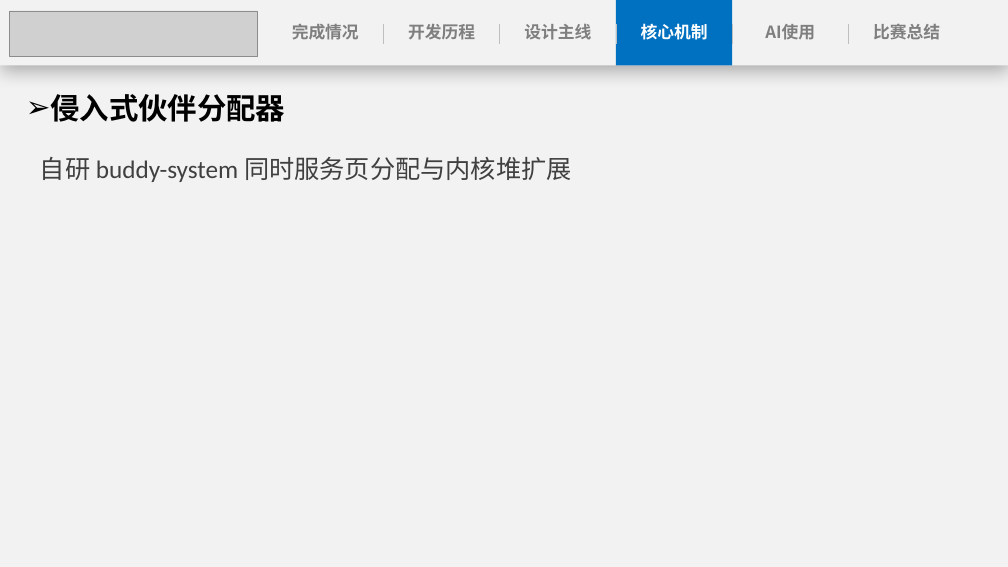
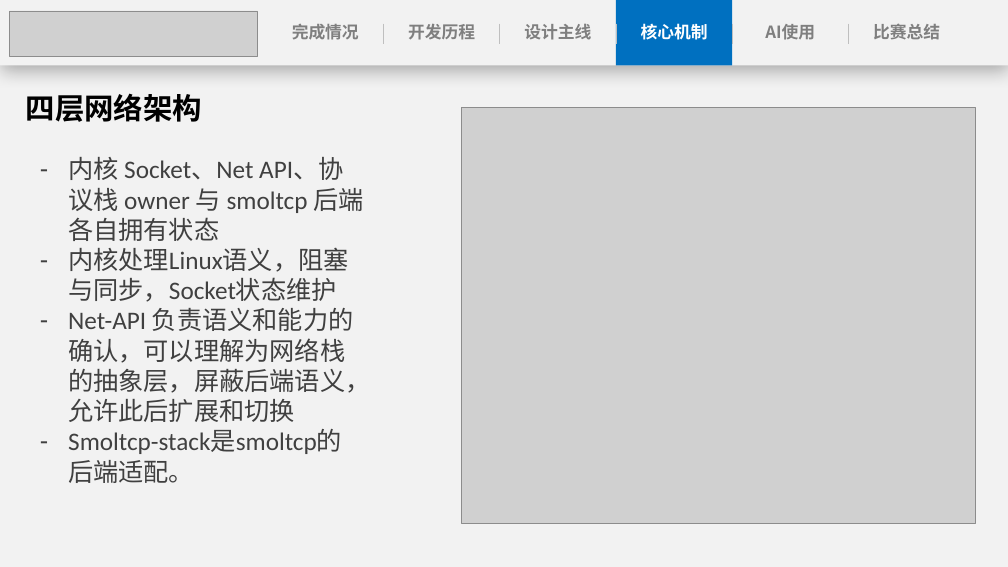
Before and after one commit to anemone-os/anemone, a slide deck: slide 23 of report/ppt/Anemone决赛演示文稿.pptx (slide 19 before the commit). Drawn at 1008x567 pixels with LibreOffice and Linux fonts; fonts in the diff are those of the drawing; grey boxes stand for pictures. Boxes give left, top, right and bottom in pixels: in the first picture for what was removed or moved away, otherwise in the second. Text is boxed around its words. In the diff, an @@ line names an element or a change of style, - is before the commit and + after.

```diff
--- a/report/ppt/Anemone决赛演示文稿.pptx
+++ b/report/ppt/Anemone决赛演示文稿.pptx
@@ text at (26,93,202,122): text changed @@
-➢ 侵入式伙伴分配器
+四层网络架构
@@ picture added at (461,107,975,523) @@
@@ text at (68,157,370,483): text changed @@
-自研 buddy-system 同时服务页分配与内核堆扩展
+– 内核 Socket、Net API、协议栈 owner 与 smoltcp 后端各自拥有状态
+– 内核处理Linux语义，阻塞与同步，Socket状态维护
+– Net-API 负责语义和能力的确认，可以理解为网络栈的抽象层，屏蔽后端语义，允许此后扩展和切换
+– Smoltcp-stack是smoltcp的后端适配。
```
Also in this commit, not shown: 20 other slides changed, 1 slide added, 8 slides removed.
